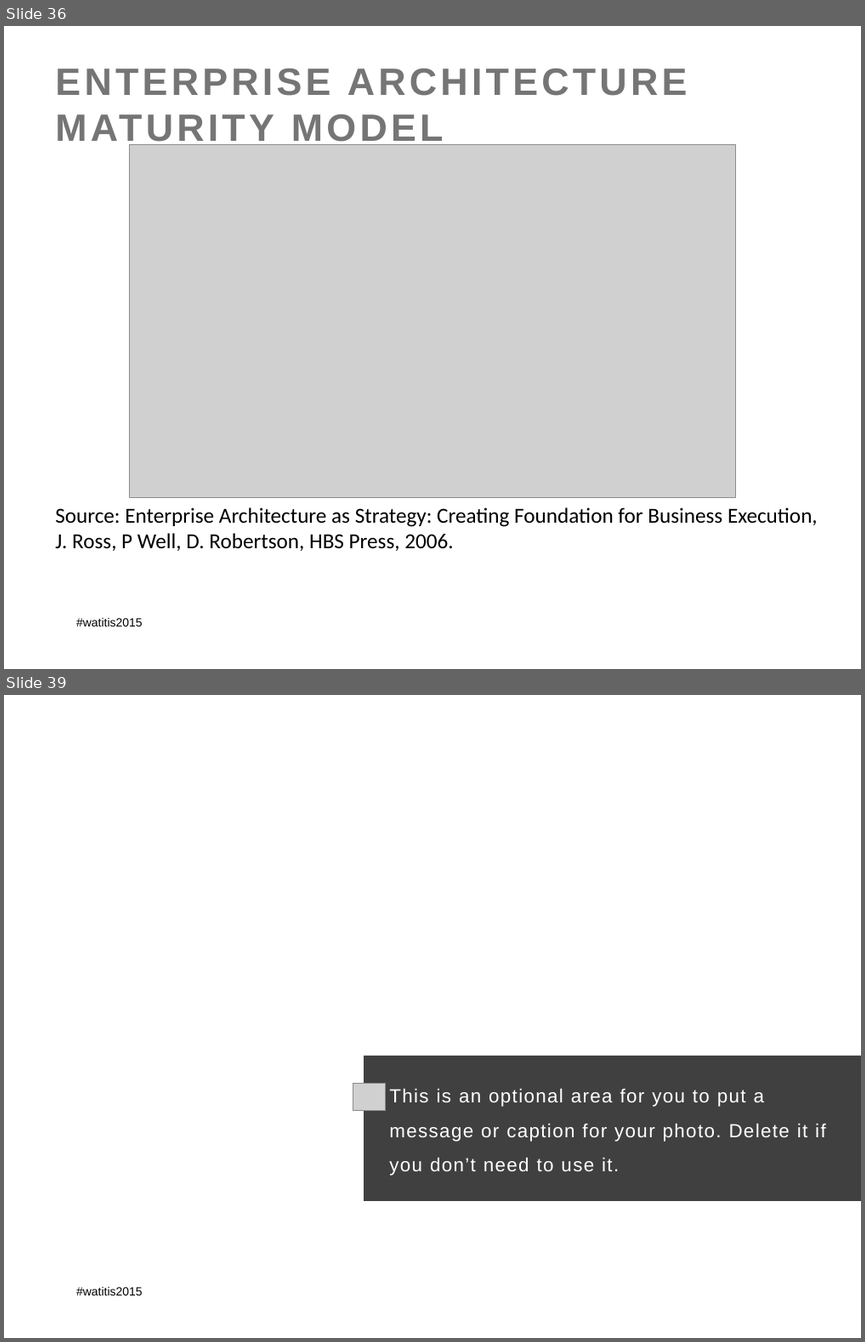
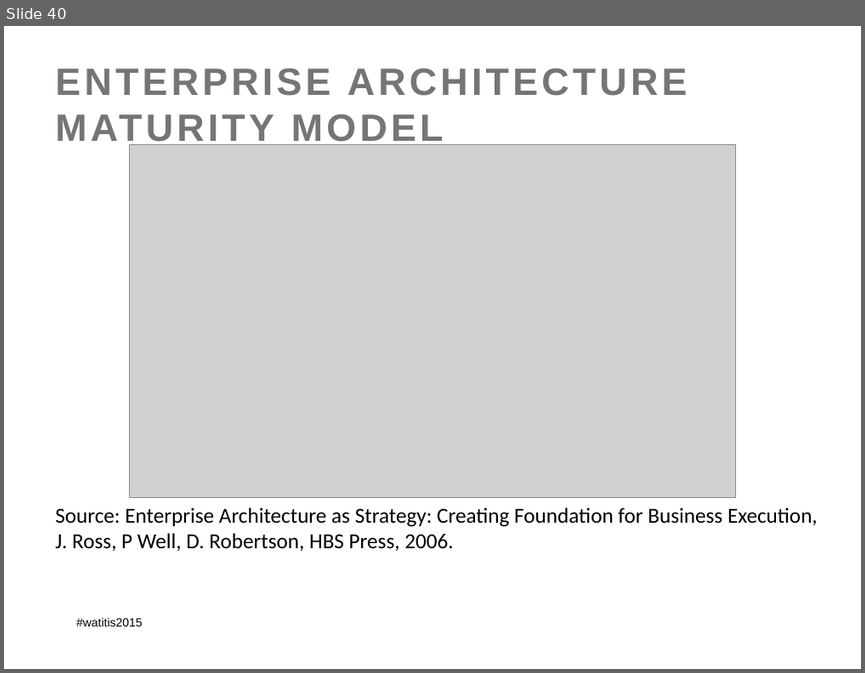
Before and after one commit to colinbellCA/presentation-istea-watitis2015, a slide deck: ISTEA-WatITis2015.pptx. Shown one above the other, each under a label of ours: slides 36 and 39 before the commit, slide 40 after it; the slides between them are not shown. The pictures are 865x1342 and 865x673 pixels, drawn with LibreOffice and Linux fonts; fonts in the diff are those of the drawing; grey boxes stand for pictures; background and template pictures are left out. Boxes give left, top, right and bottom in pixels: in the first picture for what was removed or moved away, otherwise in the second. Text is boxed around its words. In the diff, an @@ line names an element or a change of style, - is before the commit and + after.

```diff
--- a/ISTEA-WatITis2015.pptx
+++ b/ISTEA-WatITis2015.pptx
@@ slide 39 removed at box(4, 695, 861, 1338), background picture (left out); not listed: 1 template element that a slide beside it also shows @@
@@ rectangle removed at box(364, 1055, 861, 1201) @@
-This is an optional area for you to put a message or caption for your photo. Delete it if you don’t need to use it.
@@ picture removed at box(352, 1083, 386, 1111) @@
@@ what was slide 36 is now slide 40 @@
```
Also in this commit, not shown: 4 slides changed, 13 slides added, 4 other files.
